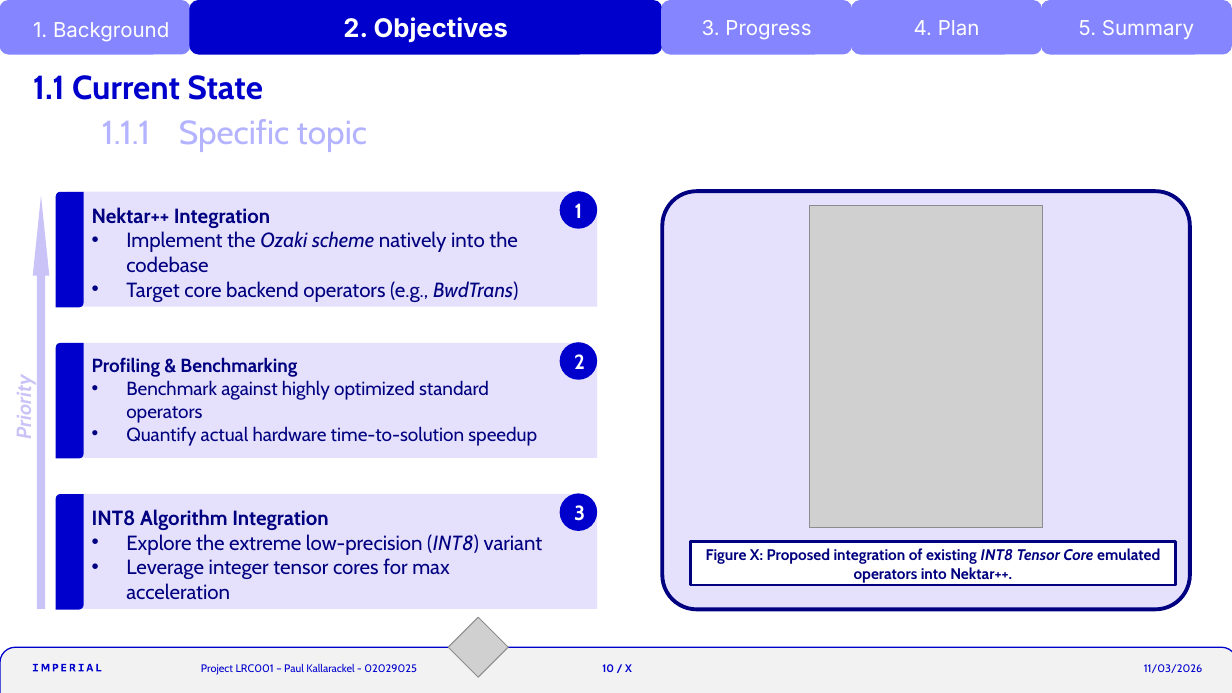
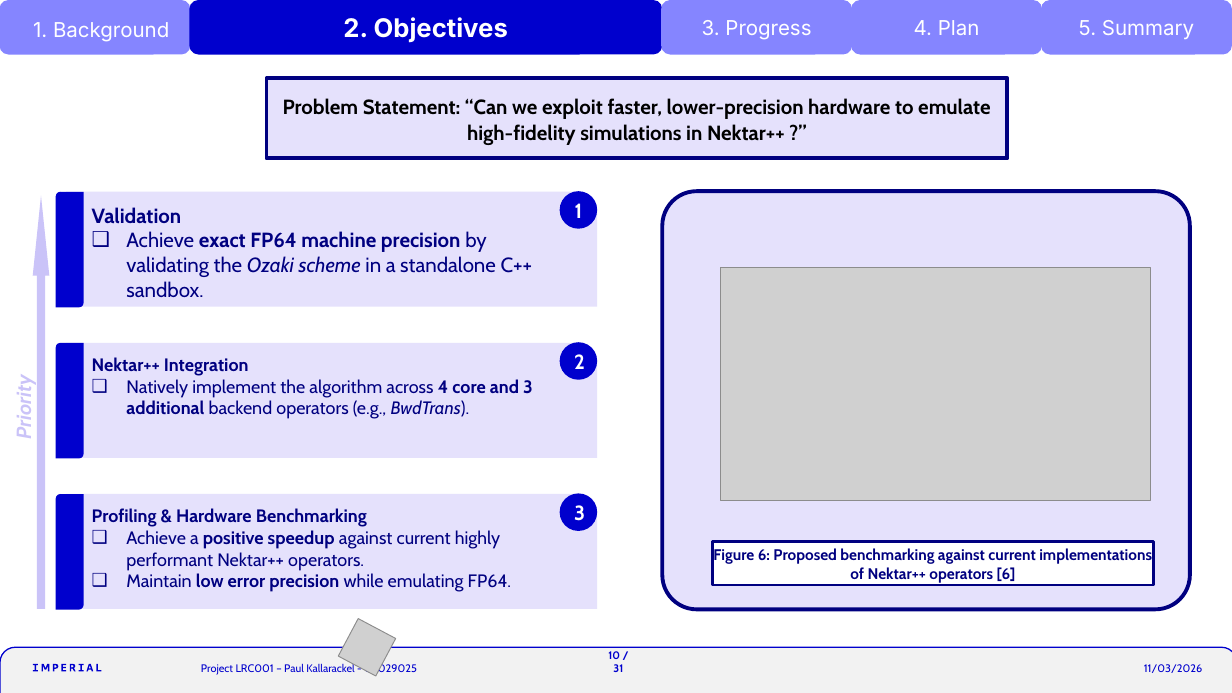
Before and after one commit to krackalackel02/FYP-Interim, a slide deck: slide 10 of Interim.pptm. Drawn at 1232x693 pixels with LibreOffice and Linux fonts; fonts in the diff are those of the drawing; grey boxes stand for pictures. Boxes give left, top, right and bottom in pixels: in the first picture for what was removed or moved away, otherwise in the second. Text is boxed around its words. In the diff, an @@ line names an element or a change of style, - is before the commit and + after.

```diff
--- a/Interim.pptm
+++ b/Interim.pptm
@@ title removed at (33,75,263,100) @@
-1.1 Current State
@@ rectangle added at (266,79,1007,159), fill #E5E1FC, outline #000080 3 pt, 16 pt, text #000000, bold @@
+Problem Statement: “Can we exploit faster, lower-precision hardware to emulate high-fidelity simulations in Nektar++ ?”
@@ text removed at (102,119,367,152) @@
-1.1.1 Specific topic
@@ text in round rect at (92,207,533,297): text changed @@
-Nektar++ Integration
-• Implement the Ozaki scheme natively into the codebase
-• Target core backend operators (e.g., BwdTrans)
+Validation
+❑ Achieve exact FP64 machine precision by validating the Ozaki scheme in a standalone C++ sandbox.
@@ picture removed at (810,205,1043,528) @@
@@ picture added at (721,267,1151,501) @@
@@ text in round rect at (92,357,533,419): text changed; size 14.8 to 14 pt @@
-Profiling & Benchmarking
-• Benchmark against highly optimized standard operators
-• Quantify actual hardware time-to-solution speedup
+Nektar++ Integration
+❑ Natively implement the algorithm across 4 core and 3 additional backend operators (e.g., BwdTrans).
@@ text in round rect at (92,508,511,592): text changed; size 16 to 14 pt @@
-INT8 Algorithm Integration
-• Explore the extreme low-precision (INT8) variant
-• Leverage integer tensor cores for max acceleration
+Profiling & Hardware Benchmarking
+❑ Achieve a positive speedup against current highly performant Nektar++ operators.
+❑ Maintain low error precision while emulating FP64.
@@ text in rectangle at (713,547,1152,583): text changed @@
-Figure X: Proposed integration of existing INT8 Tensor Core emulated operators into Nektar++.
+Figure 6: Proposed benchmarking against current implementations of Nektar++ operators [6]
@@ rectangle "Figure 6: Proposed benchmarking against ...": place and size @@
-rectangle "Figure 6: Proposed benchmarking against ..." at (691,542,1176,585)
+rectangle "Figure 6: Proposed benchmarking against ..." at (713,542,1153,585)
@@ picture at (338,618,396,676): rotation 45 to 297 degrees @@
@@ text at (608,651,623,672): text changed @@
-10 / X
+10 / 31
```
Also in this commit, not shown: 26 other slides changed, 4 slides added, 5 slides removed, 5 other files.
